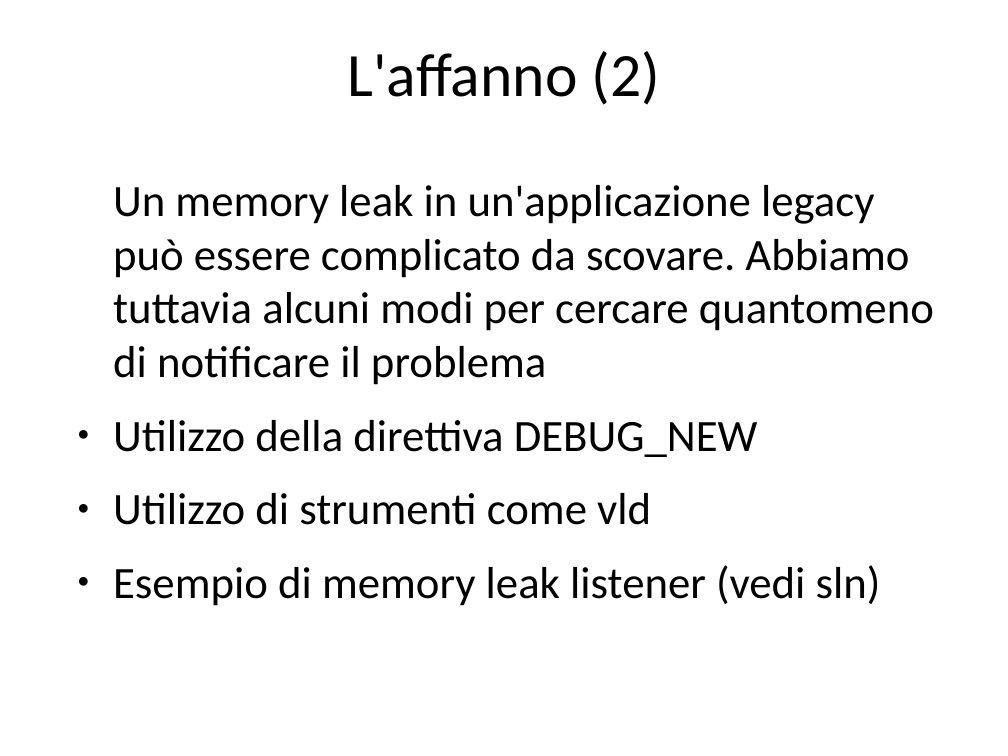
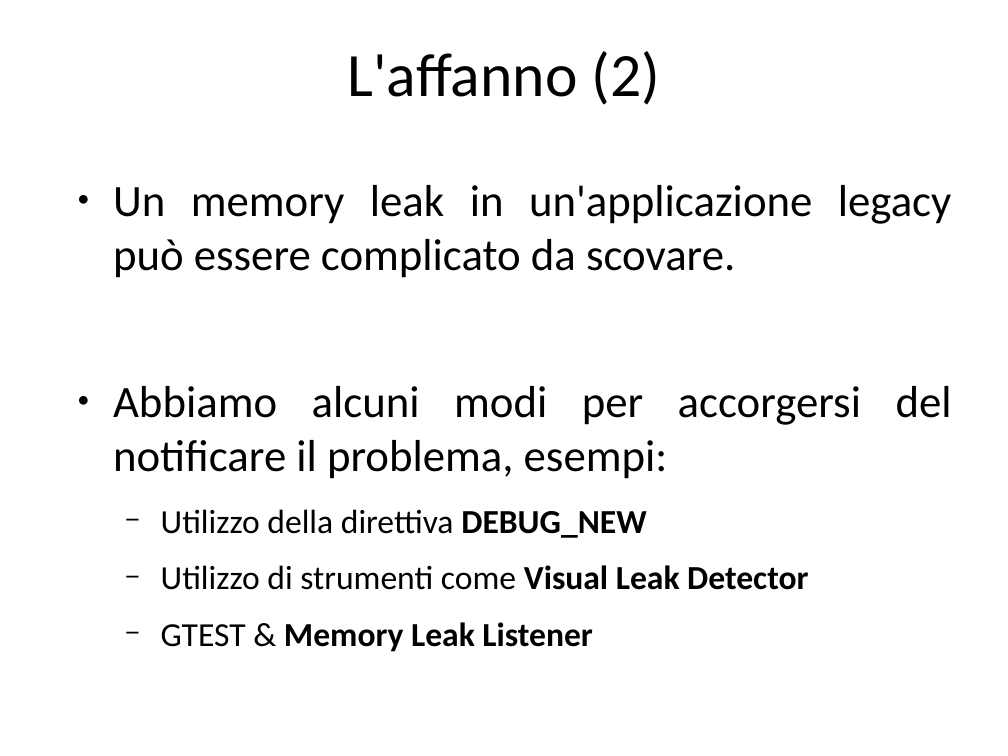
Before and after one commit to guidop/IAD13, a slide deck: slide 15 of La salute del software.odp. Drawn at 1008x756 pixels with LibreOffice and Linux fonts; fonts in the diff are those of the drawing. Boxes give left, top, right and bottom in pixels: in the first picture for what was removed or moved away, otherwise in the second. Text is boxed around its words. In the diff, an @@ line names an element or a change of style, - is before the commit and + after.

```diff
--- a/La salute del software.odp
+++ b/La salute del software.odp
@@ text at [113, 185, 952, 479]: text changed @@
-Un memory leak in un'applicazione legacy può essere complicato da scovare. Abbiamo tuttavia alcuni modi per cercare quantomeno di notificare il problema
+● Un memory leak in un'applicazione legacy può essere complicato da scovare.
+● Abbiamo alcuni modi per accorgersi del notificare il problema, esempi:
@@ text at [161, 509, 646, 538]: size 32 to 24 pt in "Utilizzo della direttiva DEBUG_NEW"; bold on in "DEBUG_NEW"; bullet ● to −; list level 1 to 2 in "Utilizzo della direttiva DEBUG_NEW" @@
@@ text at [161, 565, 808, 652]: text changed; size 32 to 24 pt; bold on @@
-● Utilizzo di strumenti come vld
-● Esempio di memory leak listener (vedi sln)
+  − Utilizzo di strumenti come Visual Leak Detector
+  − GTEST & Memory Leak Listener
```
Also in this commit, not shown: 39 other slides changed, 5 slides added, 3 slides removed.
